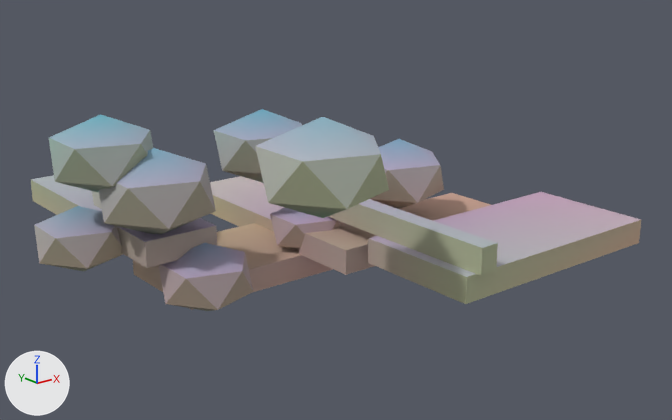
Renders of the glTF model assets/kit/bone_pile.glb from each side of a commit.
Camera for both pictures: a 50 mm camera at (-1.238, -1.693, 0.866) aimed at (0.134, 0.022, 0.18). Lighting does not change. The marker at lower left points along +X, +Y and +Z. The picture after the commit comes second. Vertices at exactly the same position are counted once.

Objects in the first picture: 'bone_pile'.
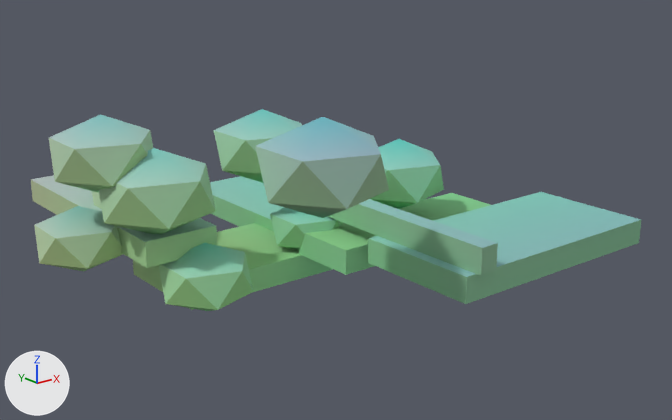
The change in detail:
me_bone_pile has 156 vertices, 252 faces and spans x -0.539..0.682, y -0.489..0.696, z 0.007..0.51.
me_bone_pile is used by ob_bone_pile; location (0.0, 0.0, 0.0).
me_bone_pile part 1: 252 faces centred in x -0.526..0.682, y -0.489..0.696, z 0.02..0.473 are repainted in the vertex colours, in many colours.

Location of each change, (x1, y1, x2, y2) in pixels of the pictures (672 x 420 px):
part 1 of me_bone_pile, recoloured: (34, 109, 641, 311) in both
